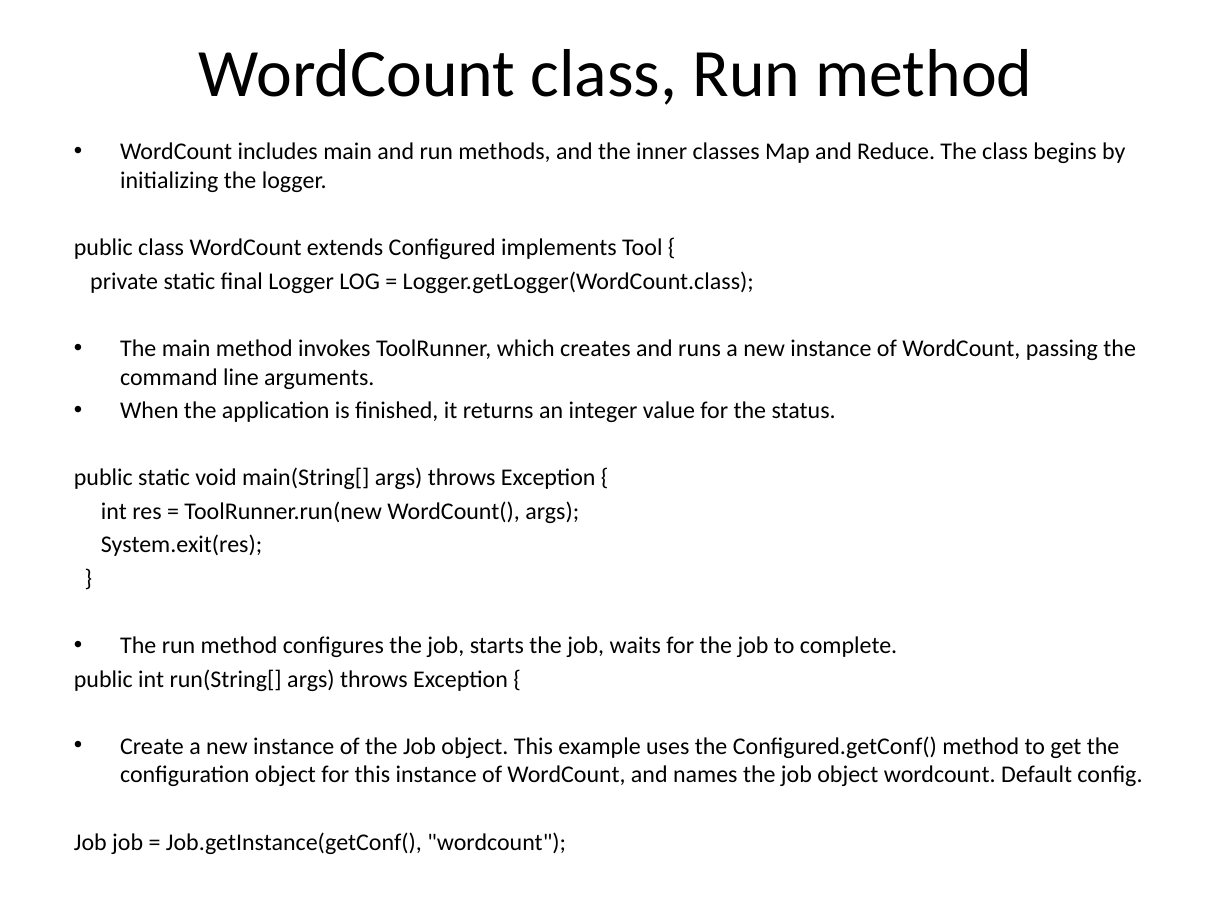
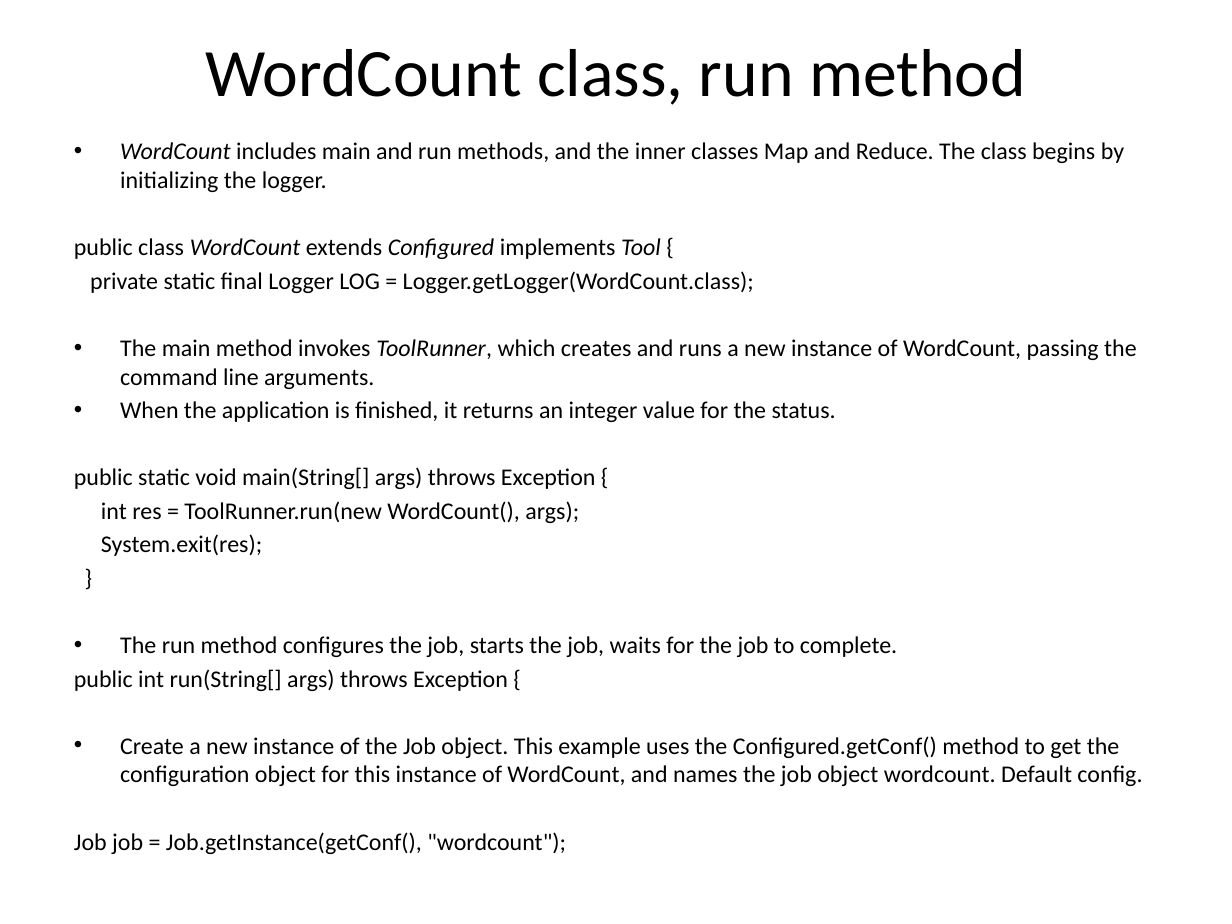
Before and after one commit to jayurbain/HadoopIntro, a slide deck: slide 16 of MapReduce 2.0 YARN.pptx. Drawn at 1232x924 pixels with LibreOffice and Linux fonts; fonts in the diff are those of the drawing. Boxes give left, top, right and bottom in pixels: in the first picture for what was removed or moved away, otherwise in the second. Text is boxed around its words. In the diff, an @@ line names an element or a change of style, - is before the commit and + after.

```diff
--- a/MapReduce 2.0 YARN.pptx
+++ b/MapReduce 2.0 YARN.pptx
@@ title at (205,49,1026,105): text changed @@
-WordCount class, Run method
+WordCount class, run method
@@ text at (74,142,1137,389): italic on in "WordCount", "WordCount Configured Tool", "ToolRunner," @@
```
Also in this commit, not shown: 12 other slides changed.
